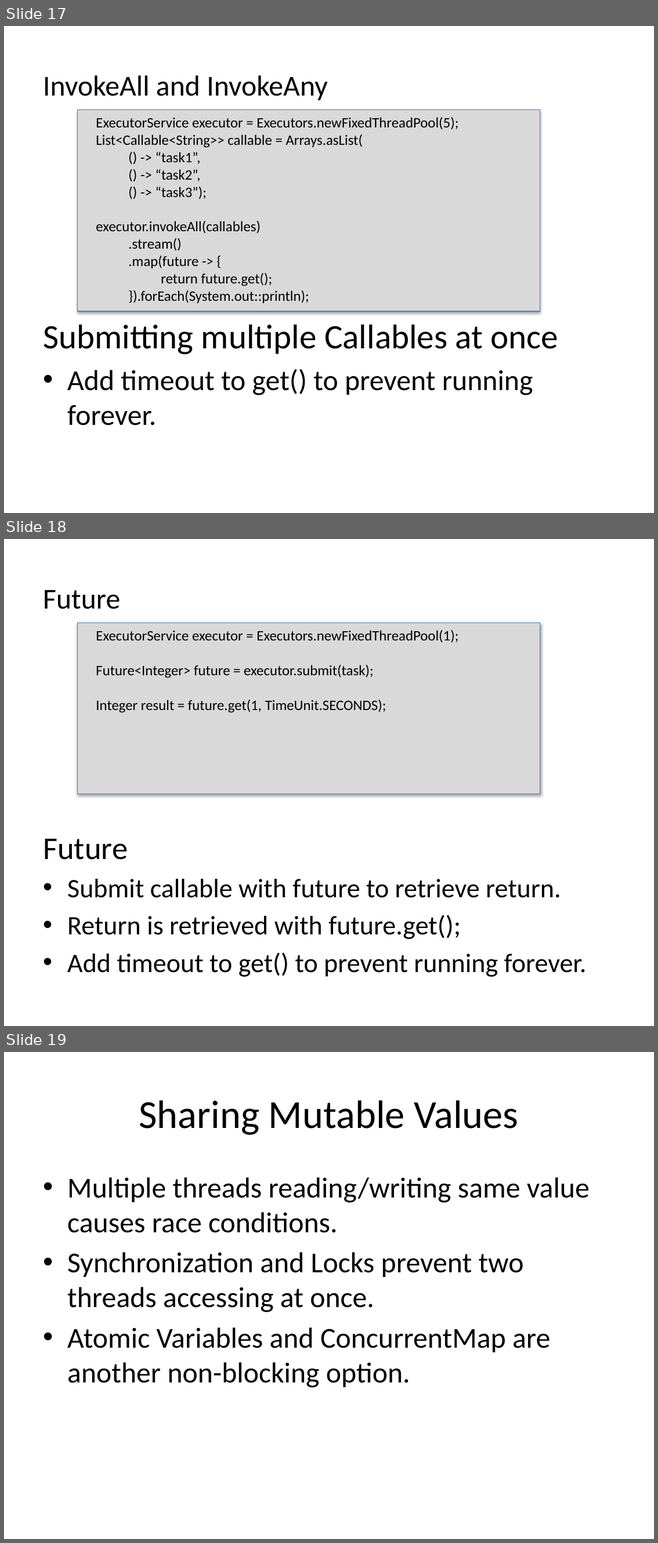
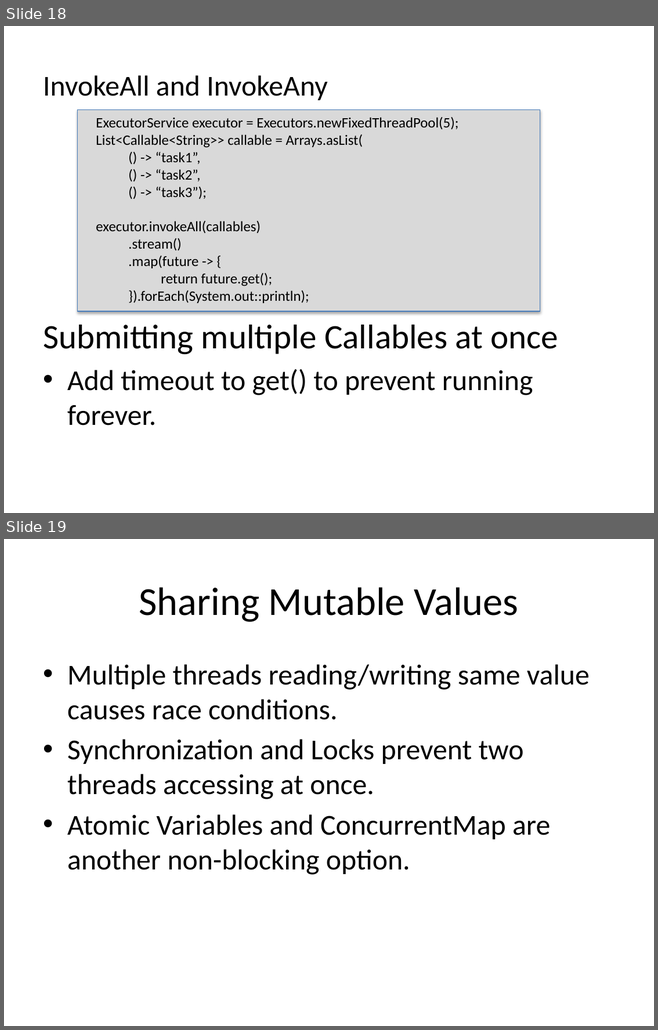
Before and after one commit to Moldenhauer-Rebecca/CIT360-Group2, a slide deck: ThreadsRunnablesExecutors.pptx. Shown one above the other, each under a label of ours: slides 17, 18 and 19 before the commit, slides 18 and 19 after it. The pictures are 658x1543 and 658x1030 pixels, drawn with LibreOffice and Linux fonts; fonts in the diff are those of the drawing. Boxes give left, top, right and bottom in pixels: in the first picture for what was removed or moved away, otherwise in the second. Text is boxed around its words. In the diff, an @@ line names an element or a change of style, - is before the commit and + after.

Commit message:
Update Threading Powerpoint

```diff
--- a/ThreadsRunnablesExecutors.pptx
+++ b/ThreadsRunnablesExecutors.pptx
@@ slide 18 removed at [4, 539, 654, 1026], background #FFFFFF @@
@@ text removed at [43, 590, 120, 609] @@
-Future
@@ rectangle removed at [78, 623, 540, 794] @@
@@ text removed at [96, 630, 458, 713] @@
-ExecutorService executor = Executors.newFixedThreadPool(1);
-Future<Integer> future = executor.submit(task);
-Integer result = future.get(1, TimeUnit.SECONDS);
@@ text removed at [43, 839, 586, 977] @@
-Future
-• Submit callable with future to retrieve return.
-• Return is retrieved with future.get();
-• Add timeout to get() to prevent running forever.
@@ what was slide 17 is now slide 18 @@
```
Also in this commit, not shown: 6 slides changed, 3 slides added, 2 other slides removed.
